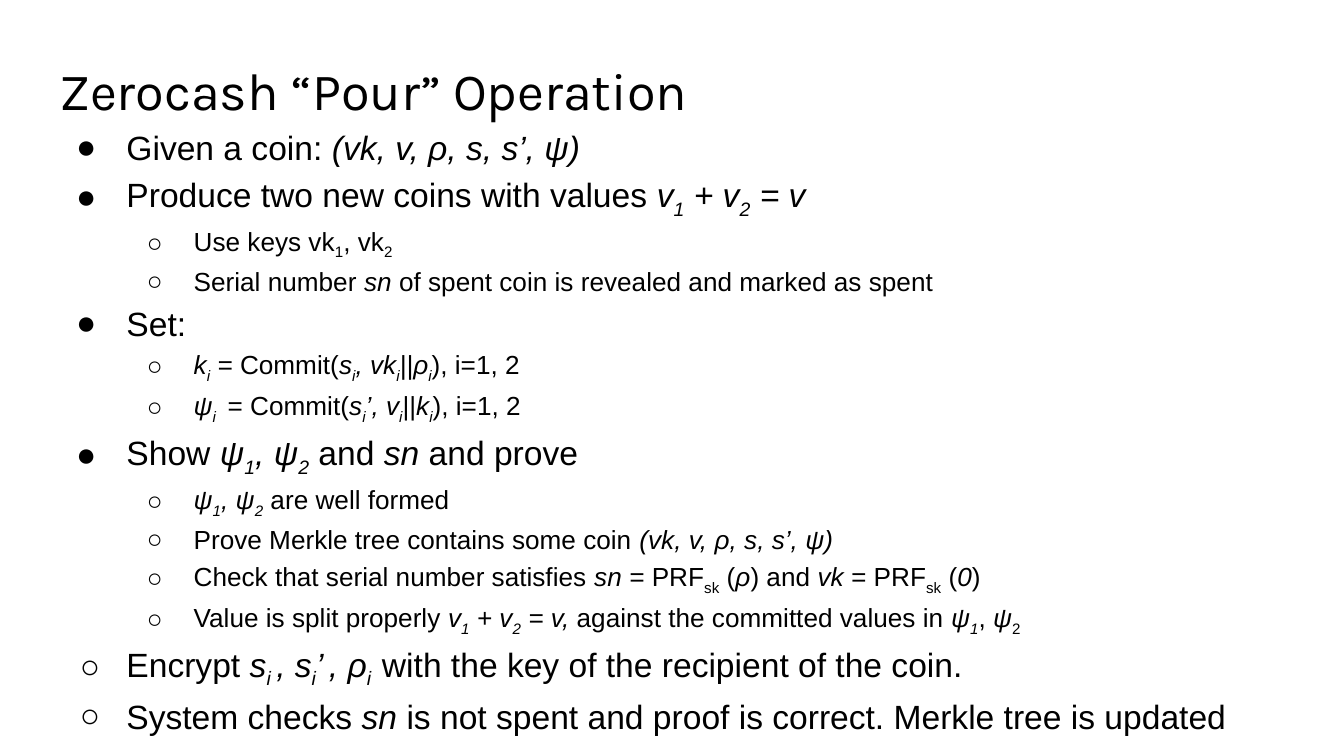
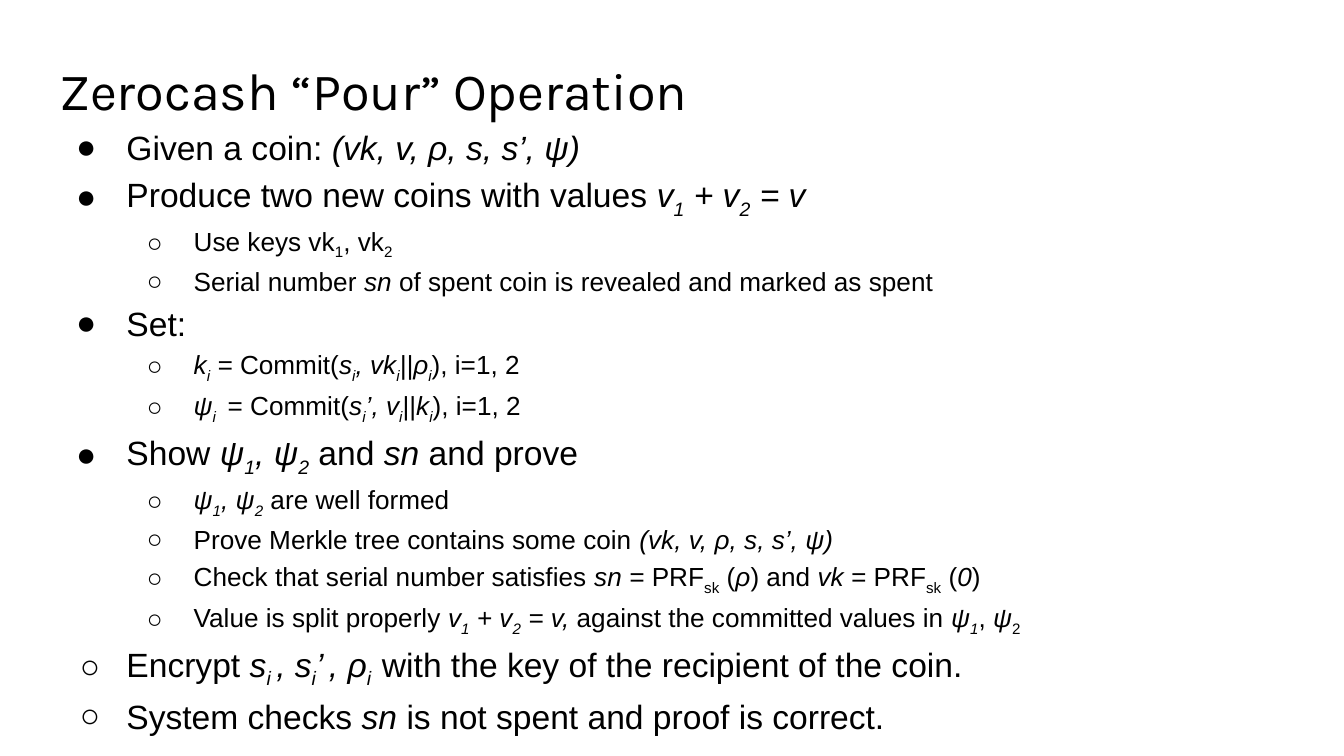
Before and after one commit to solegga/blockchaincourse, a slide deck: slide 60 of BDL2024 - 08 - Anonymity and Privacy, Network Security, Wallets.pptx. Drawn at 1344x756 pixels with LibreOffice and Linux fonts; fonts in the diff are those of the drawing. Boxes give left, top, right and bottom in pixels: in the first picture for what was removed or moved away, otherwise in the second. Text is boxed around its words. In the diff, an @@ line names an element or a change of style, - is before the commit and + after.

```diff
--- a/BDL2024 - 08 - Anonymity and Privacy, Network Security, Wallets.pptx
+++ b/BDL2024 - 08 - Anonymity and Privacy, Network Security, Wallets.pptx
@@ text at [126,704,884,735]: text changed @@
-○ System checks sn is not spent and proof is correct. Merkle tree is updated
+○ System checks sn is not spent and proof is correct.
```
Also in this commit, not shown: 6 other slides changed, 2 other files.
